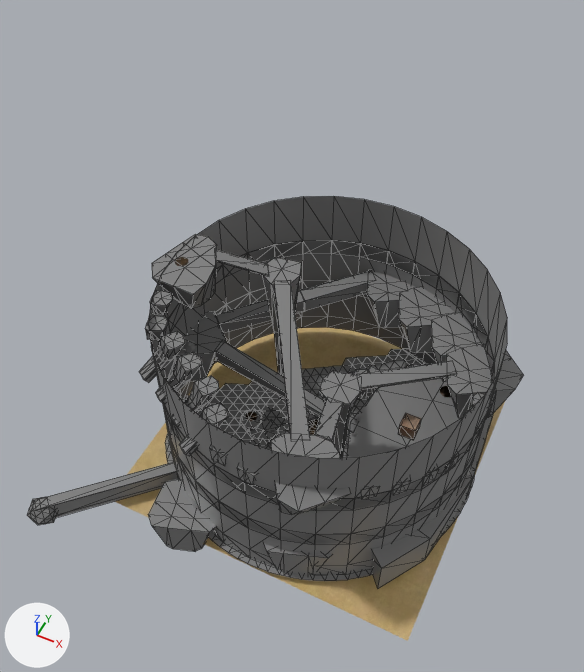
The FBX model src/assets/gameplay.fbx as it was, and as the next commit left it.
Both versions are drawn from a 50 mm camera at (0.247, -0.582, 0.907) aimed at (-0.03, -0.029, 0.215). The axes (+X, +Y, +Z) are drawn at lower left. The lights are the same throughout. Mesh edges are drawn as thin lines on the coarser meshes. Where no turn or scale is listed for an object, it has been applied to the vertices.
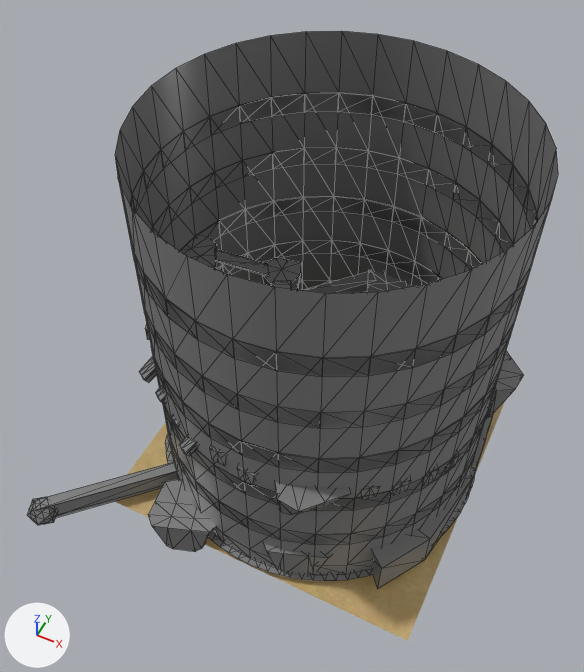
What differs and where, as boxes (x1, y1, x2, y2) in the pictures (584 x 672 px):
'wall5', added
    after: (115, 31, 558, 377)
'wall4', added
    after: (130, 93, 538, 428)
'wall3', added
    after: (143, 148, 514, 473)
'pCube2', unchanged, covered by the edit
    before: (346, 364, 493, 589)
    after: (371, 414, 493, 589)
'pDisc1', unchanged, covered by the edit
    before: (165, 349, 476, 581)
    after: (165, 433, 476, 581)
'pCube43', unchanged, covered by the edit
    before: (152, 234, 217, 309)
    after: (180, 235, 217, 269)
'pCube20', unchanged, covered by the edit
    before: (446, 344, 523, 418)
    after: (487, 351, 523, 417)

The change, as a list of edits to the scene's bpy script:
```text
Add ob_wall5:
    ob_wall5 = bpy.data.objects.new('wall5', me_mesh_081.copy())  # the mesh of ob_wall
    ob_wall5.location = (0.0, 0.0, 0.423)
Add ob_wall3:
    ob_wall3 = bpy.data.objects.new('wall3', me_mesh_081.copy())  # the mesh of ob_wall
    ob_wall3.location = (0.0, 0.0, 0.273)
Add ob_wall4:
    ob_wall4 = bpy.data.objects.new('wall4', me_mesh_081.copy())  # the mesh of ob_wall
    ob_wall4.location = (0.0, 0.0, 0.348)
```
